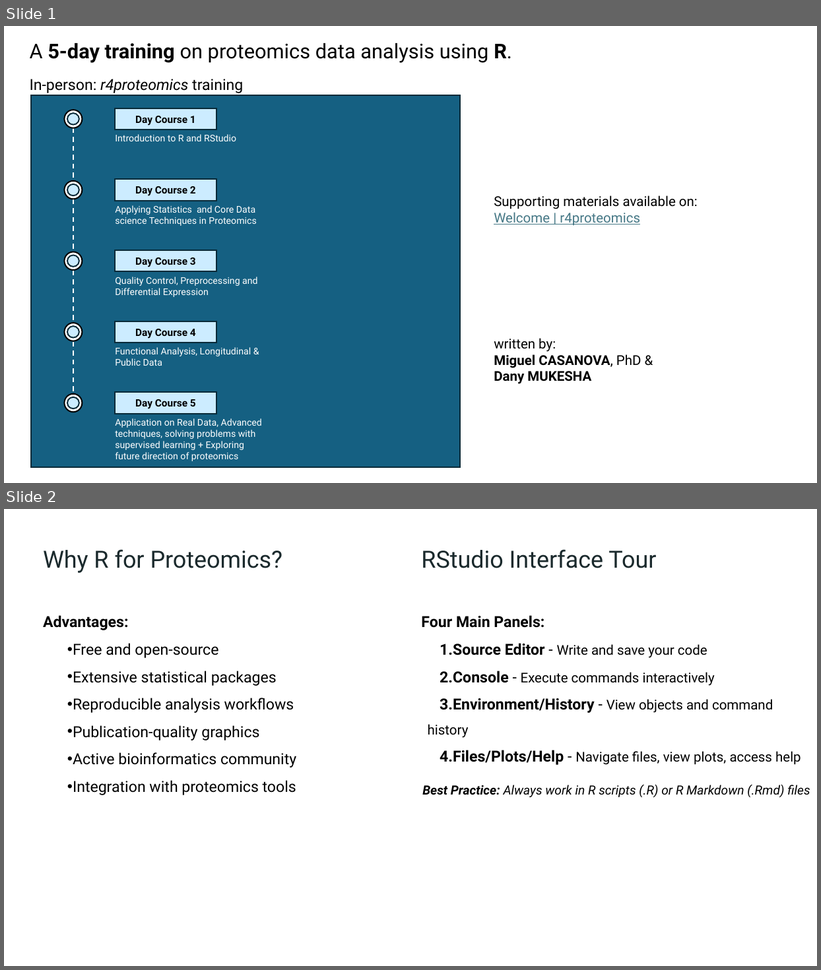
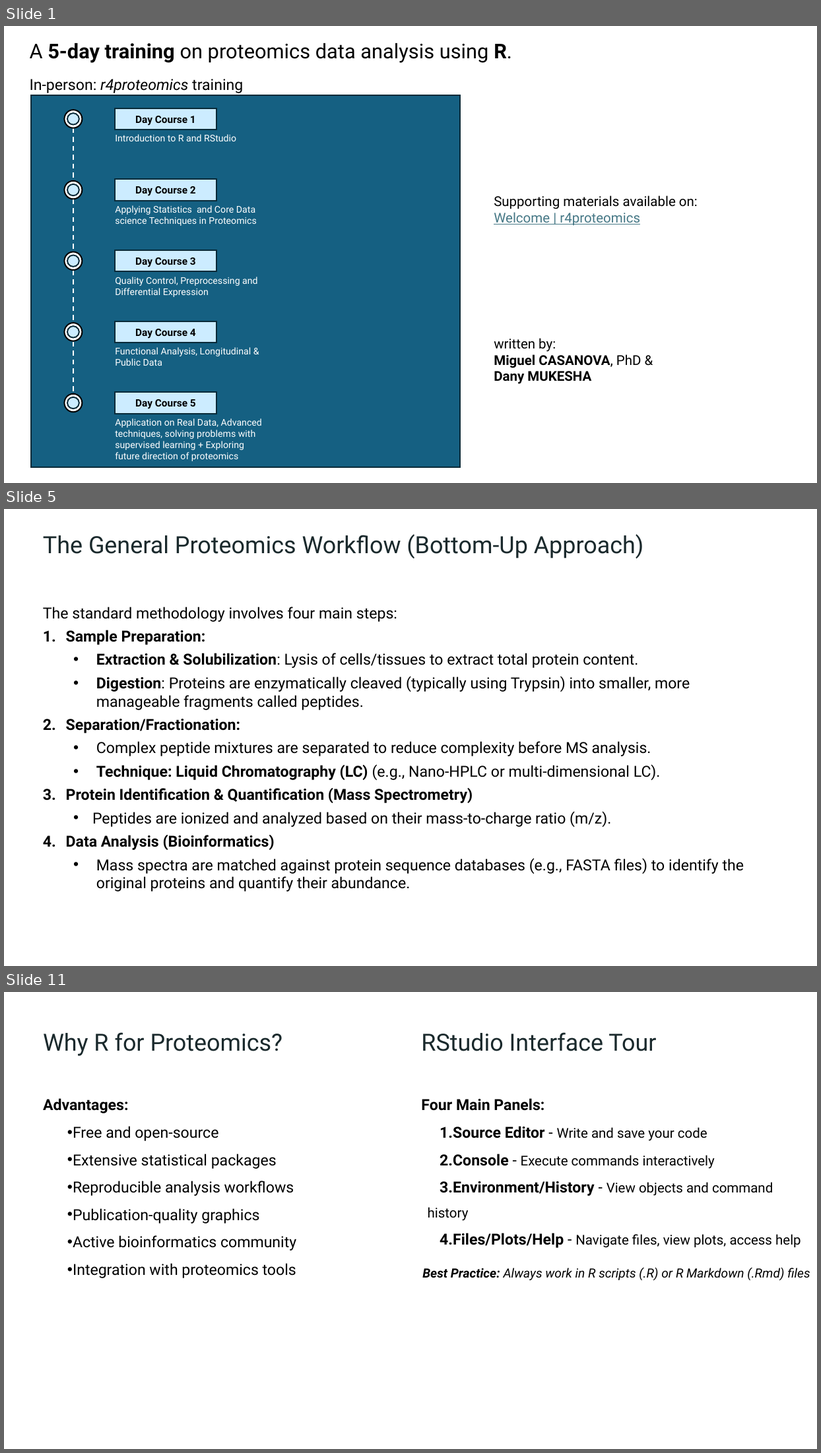
Before and after one commit to lodiag-holocron/r4proteomics, a slide deck: inst/r4proteomics_slides.pptx. Shown one above the other, each under a label of ours: slides 1 and 2 before the commit, slides 1, 5 and 11 after it; the slides between them are not shown. The pictures are 821x970 and 821x1453 pixels, drawn with LibreOffice and Linux fonts; fonts in the diff are those of the drawing. Boxes give left, top, right and bottom in pixels: in the first picture for what was removed or moved away, otherwise in the second. Text is boxed around its words. In the diff, an @@ line names an element or a change of style, - is before the commit and + after.

```diff
--- a/inst/r4proteomics_slides.pptx
+++ b/inst/r4proteomics_slides.pptx
@@ slide 5 added at box(4, 509, 817, 966), background #FFFFFF @@
@@ text added at box(43, 534, 644, 559), 28 pt, text #1A292C @@
+The General Proteomics Workflow (Bottom-Up Approach)
@@ text added at box(43, 607, 744, 892), 18 pt, text #000000 @@
+The standard methodology involves four main steps:
+1. Sample Preparation:
+  • Extraction & Solubilization: Lysis of cells/tissues to extract total protein content.
+  • Digestion: Proteins are enzymatically cleaved (typically using Trypsin) into smaller, more manageable fragments called peptides.
+2. Separation/Fractionation:
+  • Complex peptide mixtures are separated to reduce complexity before MS analysis.
+  • Technique: Liquid Chromatography (LC) (e.g., Nano-HPLC or multi-dimensional LC).
+3. Protein Identification & Quantification (Mass Spectrometry)
+  • Peptides are ionized and analyzed based on their mass-to-charge ratio (m/z).
+4. Data Analysis (Bioinformatics)
+  • Mass spectra are matched against protein sequence databases (e.g., FASTA files) to identify the original proteins and quantify their abundance.
@@ what was slide 2 is now slide 11 @@
```
Also in this commit, not shown: 8 other slides added.
